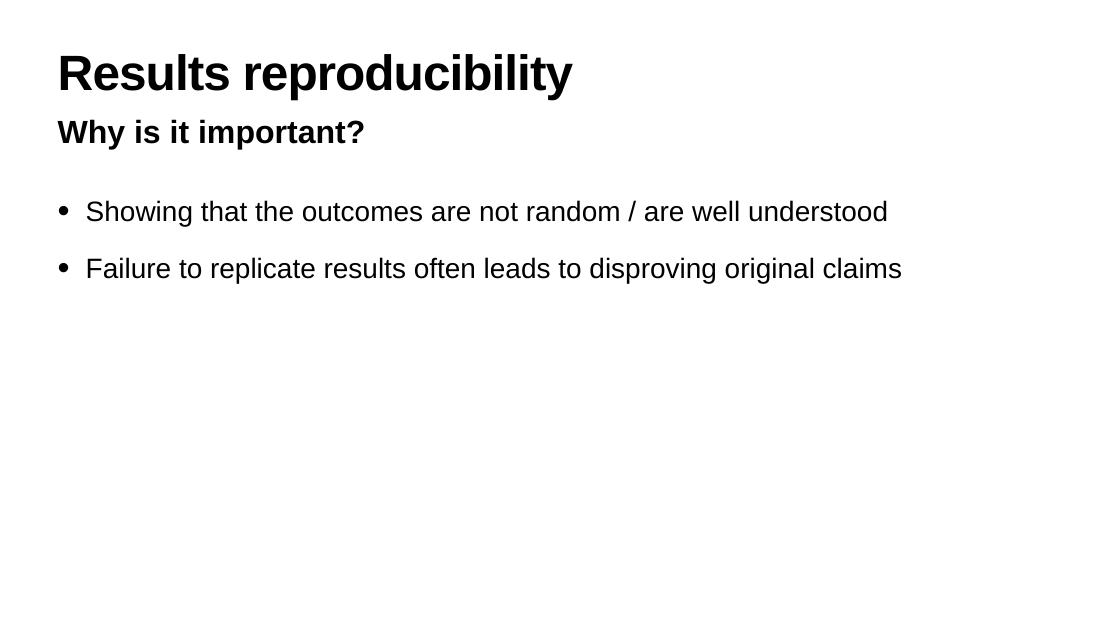
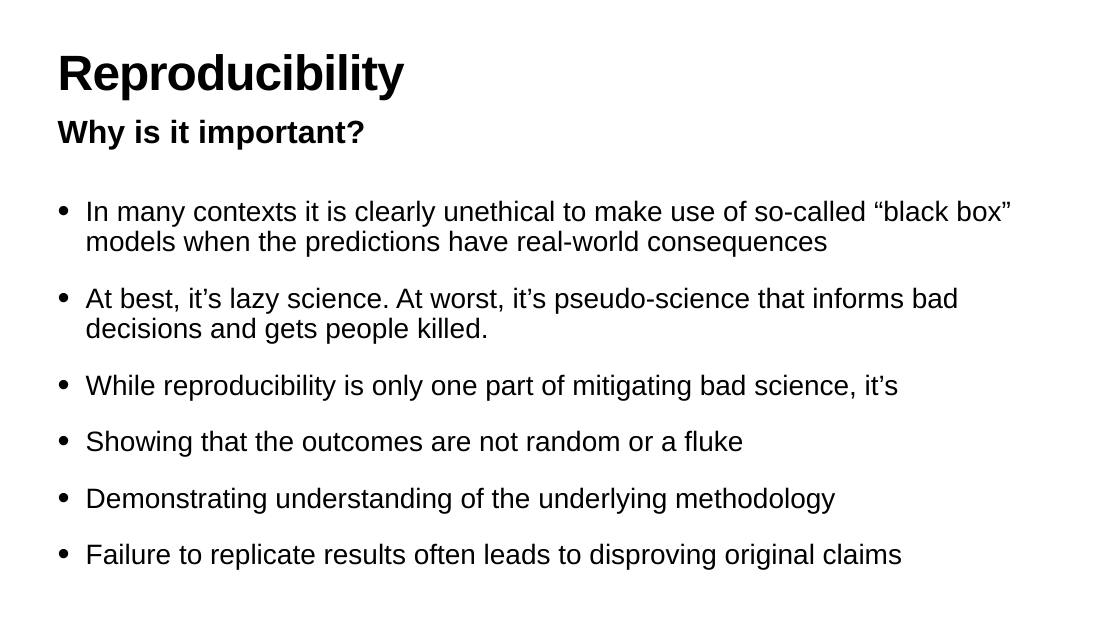
Before and after one commit to hanveiga/amld-2021-repML, a slide deck: slide 20 of slides/03_Reproducible_Scientific_ML.pptx (slide 14 before the commit). Drawn at 1120x630 pixels with LibreOffice and Linux fonts; fonts in the diff are those of the drawing. Boxes give left, top, right and bottom in pixels: in the first picture for what was removed or moved away, otherwise in the second. Text is boxed around its words. In the diff, an @@ line names an element or a change of style, - is before the commit and + after.

```diff
--- a/slides/03_Reproducible_Scientific_ML.pptx
+++ b/slides/03_Reproducible_Scientific_ML.pptx
@@ title at (58, 54, 405, 99): text changed @@
-Results reproducibility
+Reproducibility
@@ text at (86, 200, 1010, 513): text changed @@
-• Showing that the outcomes are not random / are well understood
+• In many contexts it is clearly unethical to make use of so-called “black box” models when the predictions have real-world consequences
+• At best, it’s lazy science. At worst, it’s pseudo-science that informs bad decisions and gets people killed.
+• While reproducibility is only one part of mitigating bad science, it’s
+• Showing that the outcomes are not random or a fluke
+• Demonstrating understanding of the underlying methodology
```
Also in this commit, not shown: 4 other slides changed, 8 slides added.
